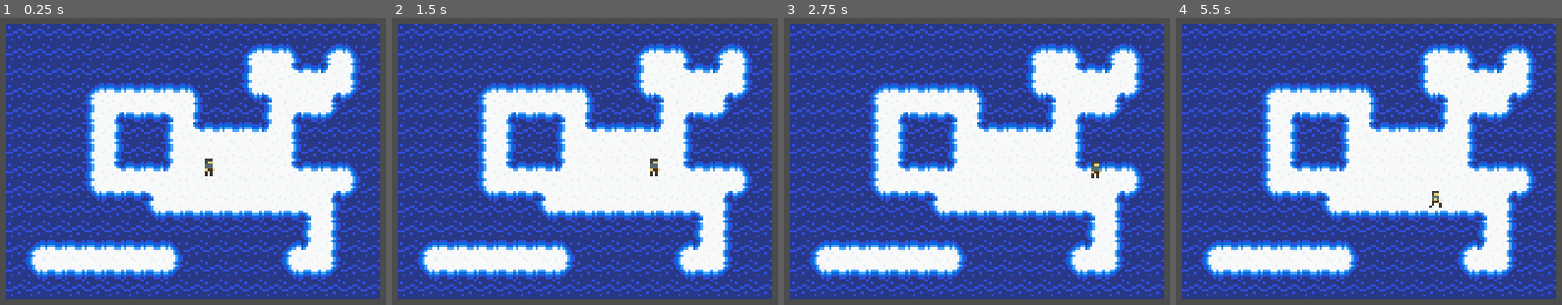
Above: before the commit, frames 1-4 (left to right).
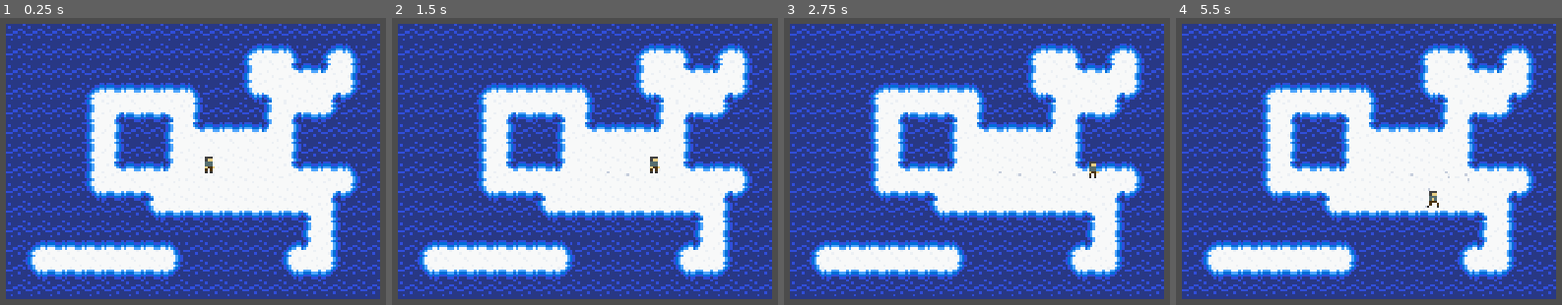
Above: after the commit, the same moments.

Repository: Timofffee/LoRoSurv
Game: Godot game, scene res://resources/Node.tscn
Two runs of this game, one before a commit and one after it. Both use one fixed random seed, a clock stepped at 60 frames per second and the inputs below. The project has no main scene, so this scene is started directly.
Inputs (mouse positions are in pixels of both pictures, inside the frame that each line leads up to):
- Up to frame 1 (0.25 s): no input
- Up to frame 2 (1.5 s): tap Enter at 0.5 s; move the mouse to (outside the picture) at 0.52 s; hold D (move_right) 0.53-1.25 s; hold Shift (run) 0.53-1.25 s; click (outside the picture) at 0.67 s; tap Space at 1.25 s; drag from (542, 267) to (outside the picture) at 1.27 s
- Up to frame 3 (2.75 s): tap Enter at 2 s; move the mouse to (outside the picture) at 2.02 s; hold D (move_right) from 2.03 s (still down); hold Shift (run) from 2.03 s (still down); click (outside the picture) at 2.1 s
- Up to frame 4 (5.5 s): release D (move_right) at 2.75 s; release Shift (run) at 2.75 s; drag from (outside the picture) to (1249, 150) at 2.77 s; tap Space at 3.5 s; move the mouse to (outside the picture) at 3.52 s; hold A (move_left) 3.53-4.25 s; hold Shift (run) 3.53-4.25 s; drag from (1249, 150) to (1365, 89) at 4.27 s; tap Enter at 5 s; move the mouse to (1523, 236) at 5.02 s; hold S (move_down) from 5.03 s (still down); hold Shift (run) from 5.03 s (still down); click (1523, 236) at 5.17 s

The runs differ from the first frame. In frame 1, 0.1% of the frame differs, in the area x 53-56%, y 48-56%; in frame 2, 0.1%; in frame 3, 0.1%; in frame 4, 0.2%, in the area x 60-77%, y 53-67%.

Commit message:
Fixed step traces

Diff:
--- a/resources/hero/player.gd
+++ b/resources/hero/player.gd
@@ -35,7 +35,7 @@
 
 	if dir != Vector2.ZERO:
 		last_dir = dir
-		move_and_slide(dir.normalized() * (RUN_SPEED if running else SPEED)).normalized()
+		move_and_slide(dir.normalized() * (RUN_SPEED if running else SPEED))
 
 	update_anim()
 
--- a/resources/hero/player.tscn
+++ b/resources/hero/player.tscn
@@ -140,6 +140,35 @@
 "update": 0,
 "values": [ Vector2( 0, 0 ), Vector2( 0, 0 ), Vector2( 0, 0 ), Vector2( 0, 0 ) ]
 }
+tracks/2/type = "value"
+tracks/2/path = NodePath("trace_pos:position")
+tracks/2/interp = 1
+tracks/2/loop_wrap = true
+tracks/2/imported = false
+tracks/2/enabled = true
+tracks/2/keys = {
+"times": PoolRealArray( 0.1, 0.3 ),
+"transitions": PoolRealArray( 1, 1 ),
+"update": 0,
+"values": [ Vector2( -1, 1 ), Vector2( 0, 0 ) ]
+}
+tracks/3/type = "method"
+tracks/3/path = NodePath(".")
+tracks/3/interp = 1
+tracks/3/loop_wrap = true
+tracks/3/imported = false
+tracks/3/enabled = true
+tracks/3/keys = {
+"times": PoolRealArray( 0.1, 0.3 ),
+"transitions": PoolRealArray( 1, 1 ),
+"values": [ {
+"args": [  ],
+"method": "instance_trace"
+}, {
+"args": [  ],
+"method": "instance_trace"
+} ]
+}
 
 [sub_resource type="Animation" id=7]
 length = 0.4
@@ -167,6 +196,35 @@
 "update": 0,
 "values": [ Vector2( 0, 0 ), Vector2( 0, 0 ), Vector2( 0, 0 ), Vector2( 0, 0 ) ]
 }
+tracks/2/type = "value"
+tracks/2/path = NodePath("trace_pos:position")
+tracks/2/interp = 1
+tracks/2/loop_wrap = true
+tracks/2/imported = false
+tracks/2/enabled = true
+tracks/2/keys = {
+"times": PoolRealArray( 0.1, 0.3 ),
+"transitions": PoolRealArray( 1, 1 ),
+"update": 0,
+"values": [ Vector2( 0, 0 ), Vector2( 2, 1 ) ]
+}
+tracks/3/type = "method"
+tracks/3/path = NodePath(".")
+tracks/3/interp = 1
+tracks/3/loop_wrap = true
+tracks/3/imported = false
+tracks/3/enabled = true
+tracks/3/keys = {
+"times": PoolRealArray( 0.1, 0.3 ),
+"transitions": PoolRealArray( 1, 1 ),
+"values": [ {
+"args": [  ],
+"method": "instance_trace"
+}, {
+"args": [  ],
+"method": "instance_trace"
+} ]
+}
 
 [sub_resource type="Animation" id=8]
 length = 0.4
@@ -194,6 +252,35 @@
 "update": 0,
 "values": [ Vector2( 0, 0 ), Vector2( 0, 0 ), Vector2( 0, 0 ), Vector2( 0, 0 ) ]
 }
+tracks/2/type = "method"
+tracks/2/path = NodePath(".")
+tracks/2/interp = 1
+tracks/2/loop_wrap = true
+tracks/2/imported = false
+tracks/2/enabled = true
+tracks/2/keys = {
+"times": PoolRealArray( 0.1, 0.3 ),
+"transitions": PoolRealArray( 1, 1 ),
+"values": [ {
+"args": [  ],
+"method": "instance_trace"
+}, {
+"args": [  ],
+"method": "instance_trace"
+} ]
+}
+tracks/3/type = "value"
+tracks/3/path = NodePath("trace_pos:position")
+tracks/3/interp = 1
+tracks/3/loop_wrap = true
+tracks/3/imported = false
+tracks/3/enabled = true
+tracks/3/keys = {
+"times": PoolRealArray( 0.1, 0.3 ),
+"transitions": PoolRealArray( 1, 1 ),
+"update": 0,
+"values": [ Vector2( 0, 0 ), Vector2( -1, 1 ) ]
+}
 
 [sub_resource type="Animation" id=9]
 length = 0.4
@@ -220,6 +307,35 @@
 "transitions": PoolRealArray( 1, 1, 1, 1 ),
 "update": 0,
 "values": [ Vector2( 0, 0 ), Vector2( 0, 0 ), Vector2( 0, 0 ), Vector2( 0, 0 ) ]
+}
+tracks/2/type = "value"
+tracks/2/path = NodePath("trace_pos:position")
+tracks/2/interp = 1
+tracks/2/loop_wrap = true
+tracks/2/imported = false
+tracks/2/enabled = true
+tracks/2/keys = {
+"times": PoolRealArray( 0.1, 0.3 ),
+"transitions": PoolRealArray( 1, 1 ),
+"update": 0,
+"values": [ Vector2( 2, 1 ), Vector2( 0, 0 ) ]
+}
+tracks/3/type = "method"
+tracks/3/path = NodePath(".")
+tracks/3/interp = 1
+tracks/3/loop_wrap = true
+tracks/3/imported = false
+tracks/3/enabled = true
+tracks/3/keys = {
+"times": PoolRealArray( 0.1, 0.3 ),
+"transitions": PoolRealArray( 1, 1 ),
+"values": [ {
+"args": [  ],
+"method": "instance_trace"
+}, {
+"args": [  ],
+"method": "instance_trace"
+} ]
 }
 
 [node name="player" type="KinematicBody2D"]
@@ -228,16 +344,16 @@
 script = ExtResource( 2 )
 
 [node name="body" type="Sprite" parent="."]
-position = Vector2( 0, -3 )
+position = Vector2( 0, -4 )
 texture = ExtResource( 1 )
 region_enabled = true
-region_rect = Rect2( 0, 16, 8, 8 )
+region_rect = Rect2( 24, 24, 8, 8 )
 
 [node name="col" type="CollisionShape2D" parent="."]
+position = Vector2( 0, -1 )
 shape = SubResource( 1 )
 
 [node name="trace_pos" type="Position2D" parent="."]
-position = Vector2( 2, 1 )
 
 [node name="anim" type="AnimationPlayer" parent="."]
 anims/idle_ld = SubResource( 2 )
